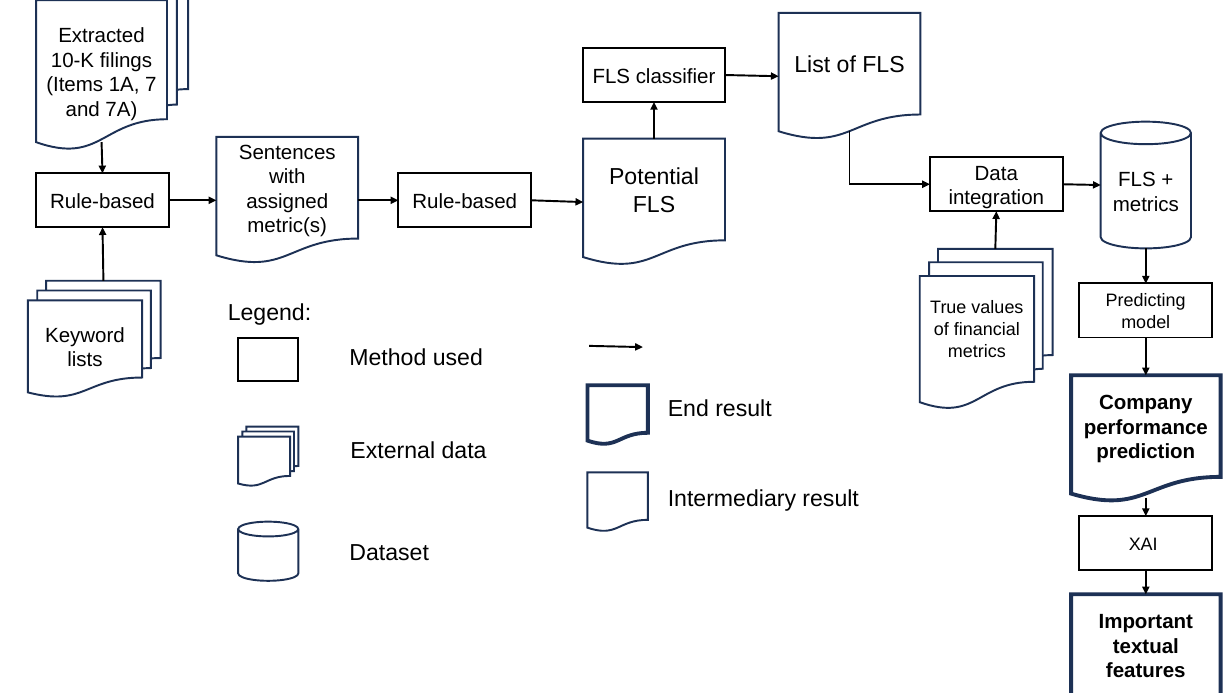
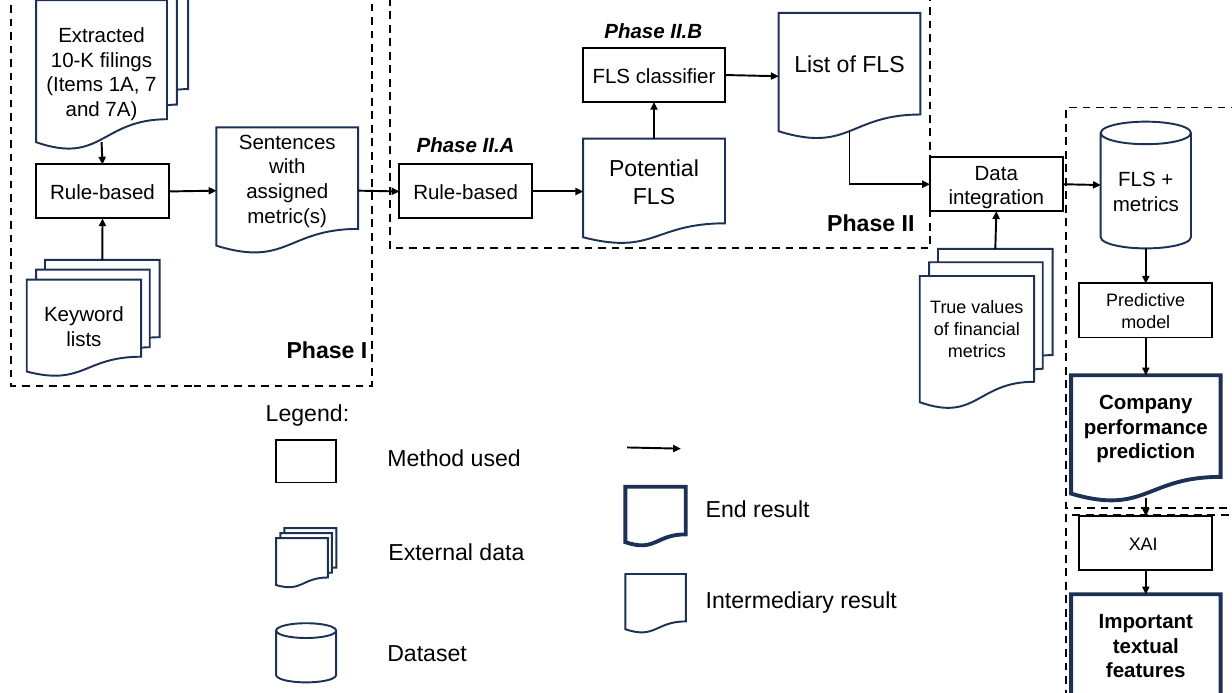
Before and after one commit to nkhanhle23/thesis, a slide deck: slide 1 of images/draw_graphs.pptx. Drawn at 1232x693 pixels with LibreOffice and Linux fonts; fonts in the diff are those of the drawing. Boxes give left, top, right and bottom in pixels: in the first picture for what was removed or moved away, otherwise in the second. Text is boxed around its words. In the diff, an @@ line names an element or a change of style, - is before the commit and + after.

```diff
--- a/images/draw_graphs.pptx
+++ b/images/draw_graphs.pptx
@@ rectangle added at (11,0,372,386), outline #000000 1.5 pt dashed @@
@@ rectangle added at (390,0,931,249), outline #000000 1.5 pt dashed @@
@@ text added at (604,23,702,39), 16 pt, text #000000, bold, italic @@
+Phase II.B
@@ rectangle added at (1067,107,1232,507), outline #000000 1.5 pt dashed @@
@@ arrow moved from (102, 142) - (103, 173) to (102, 142) - (103, 165) @@
@@ text added at (417,137,515,153), 16 pt, text #000000, bold, italic @@
+Phase II.A
@@ flow chart document "Potential FLS": place and size @@
-flow chart document "Potential FLS" at (583,139,725,265)
+flow chart document "Potential FLS" at (583,139,725,244)
@@ 3 arrows, 2 rectangles, 1 flow chart document: place and size @@
-3 arrows, 2 rectangles, 1 flow chart document at (36,137,583,263)
+3 arrows, 2 rectangles, 1 flow chart document at (36,128,583,254)
@@ arrow moved from (104, 281) - (103, 227) to (103, 260) - (103, 219) @@
@@ text added at (827,214,915,232), 18 pt, text #000000, bold @@
+Phase II
@@ flow chart multidocument "Keyword lists": place and size @@
-flow chart multidocument "Keyword lists" at (28,281,161,397)
+flow chart multidocument "Keyword lists" at (27,260,160,376)
@@ text in rectangle at (1106,293,1185,328): text changed @@
-Predicting model
+Predictive model
@@ text added at (287,341,367,359), 18 pt, text #000000, bold @@
+Phase I
@@ 6 texts, 2 flow chart documents, 1 cylinder, 1 rectangle, 1 flow chart multidocument, 1 arrow: place and size @@
-6 texts, 2 flow chart documents, 1 cylinder, 1 rectangle, 1 flow chart multidocument, 1 arrow at (228,303,858,581)
+6 texts, 2 flow chart documents, 1 cylinder, 1 rectangle, 1 flow chart multidocument, 1 arrow at (266,404,896,682)
@@ rectangle added at (1067,515,1232,693), outline #000000 1.5 pt dashed @@
```
Also in this commit, not shown: 1 slide added, 2 other files.
